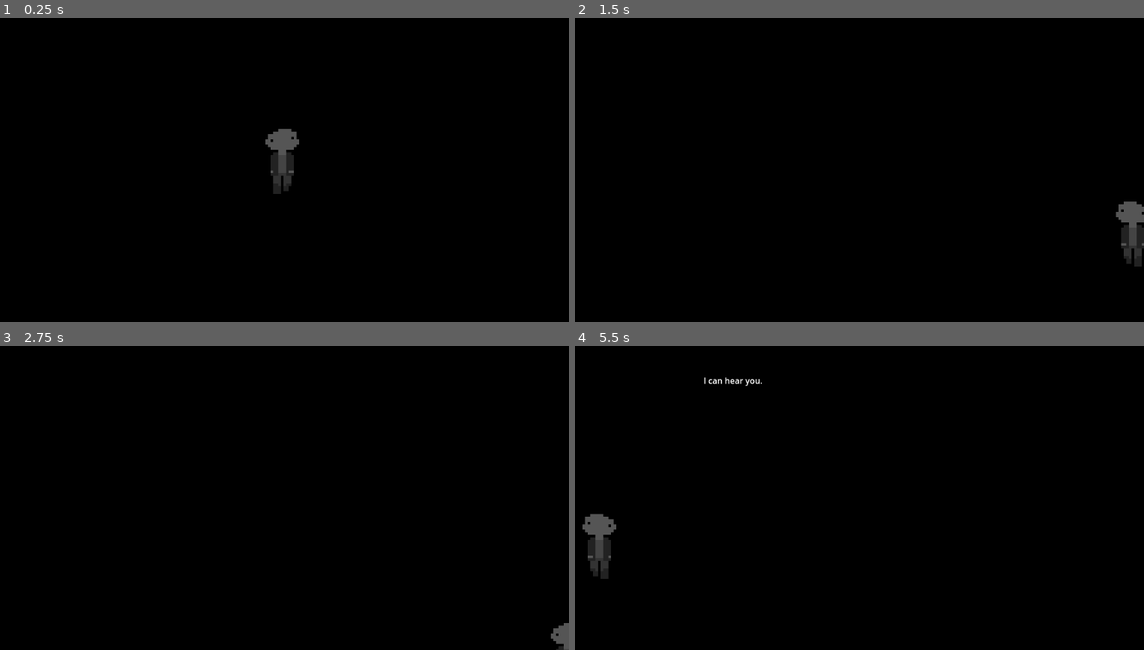
Above: before the commit, frames 1-4 (two rows, left to right).
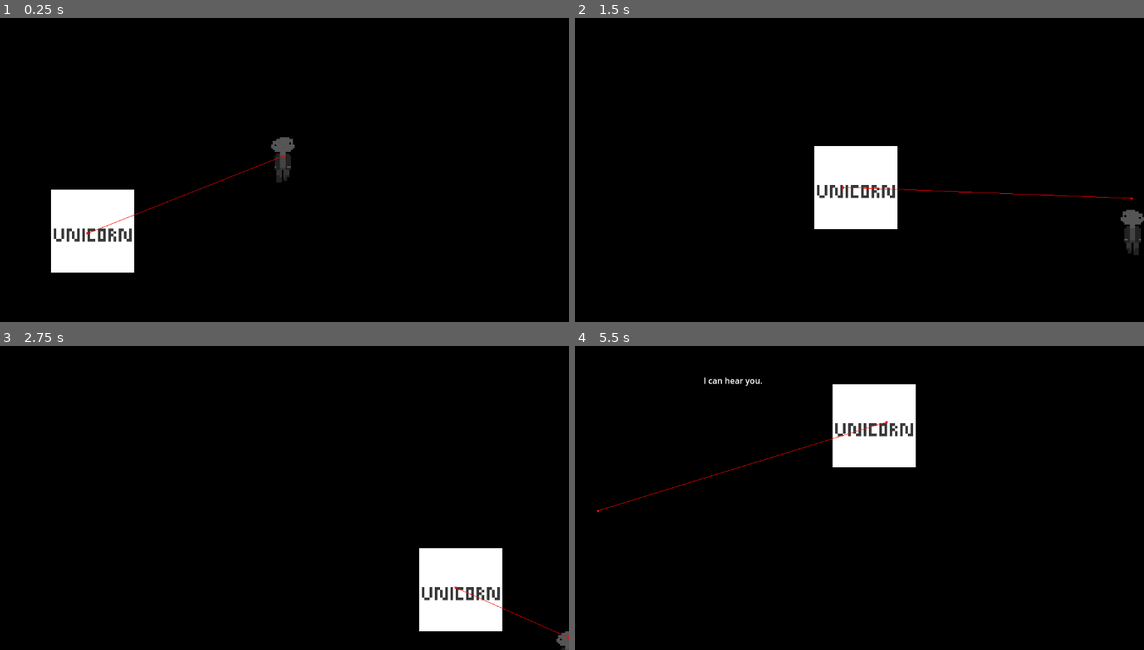
Above: after the commit, the same moments.

Repository: kbg2201/BUD-Team
Game: Godot game, scene res://main.tscn
The game is run twice, just before and just after one commit, with the same random seed, the same clock (stepped at 60 frames per second) and the same inputs.
Inputs:
- Up to frame 1 (0.25 s): no input
- Up to frame 2 (1.5 s): hold D (move_right) 0.53-1.28 s; hold S (move_down) from 1.28 s (still down)
- Up to frame 3 (2.75 s): release S (move_down) at 2.03 s; hold D (move_right) from 2.03 s (still down)
- Up to frame 4 (5.5 s): release D (move_right) at 2.78 s; hold W (move_up) 2.78-3.53 s; hold A (move_left) 3.53-5.03 s; hold S (move_down) from 5.03 s (still down)

The runs differ from the first frame. In frame 1, 4.5% of the frame differs, in the area x 8-53%, y 36-84%; in frame 2, 4.6%; in frame 3, 4.2%; in frame 4, 5.0%, in the area x 1-60%, y 12-77%.

Commit message:
Update Pathfinding
Added pathfinding and a unicorn enemy to be placed in correct locations later

Diff:
--- /dev/null
+++ b/bloody-unicorn/enemy_unicorn.gd
@@ -0,0 +1,23 @@
+extends CharacterBody2D
+
+var speed = 300
+@export var player: Node2D
+@onready var nav_agent := $NavigationAgent2D as NavigationAgent2D
+
+
+
+
+# Called when the node enters the scene tree for the first time.
+func _ready() -> void:
+	nav_agent.target_position = player.global_position
+
+
+# Called every frame. 'delta' is the elapsed time since the previous frame.
+func _process(delta: float) -> void:
+	var next_path_pos := nav_agent.get_next_path_position()
+	var dir := global_position.direction_to(next_path_pos)
+	velocity = dir * speed
+	move_and_slide()
+
+func _on_timer_timeout() -> void:
+	nav_agent.target_position = player.global_position
--- /dev/null
+++ b/bloody-unicorn/enemy_unicorn.tscn
@@ -0,0 +1,37 @@
+[gd_scene load_steps=5 format=3 uid="uid://w8fyrwg2nbuo"]
+
+[ext_resource type="Texture2D" uid="uid://7p4bnv4np0bn" path="res://assets/img/Unicorn.png" id="1_7ybh7"]
+[ext_resource type="Script" path="res://enemy_unicorn.gd" id="1_gdphb"]
+
+[sub_resource type="SpriteFrames" id="SpriteFrames_ea1yc"]
+animations = [{
+"frames": [{
+"duration": 1.0,
+"texture": ExtResource("1_7ybh7")
+}],
+"loop": true,
+"name": &"default",
+"speed": 5.0
+}]
+
+[sub_resource type="RectangleShape2D" id="RectangleShape2D_rxj32"]
+size = Vector2(160, 160)
+
+[node name="EnemyUnicorn" type="CharacterBody2D"]
+script = ExtResource("1_gdphb")
+
+[node name="AnimatedSprite2D" type="AnimatedSprite2D" parent="."]
+scale = Vector2(5, 5)
+sprite_frames = SubResource("SpriteFrames_ea1yc")
+
+[node name="CollisionShape2D" type="CollisionShape2D" parent="."]
+shape = SubResource("RectangleShape2D_rxj32")
+
+[node name="Timer" type="Timer" parent="."]
+wait_time = 0.1
+autostart = true
+
+[node name="NavigationAgent2D" type="NavigationAgent2D" parent="."]
+debug_enabled = true
+
+[connection signal="timeout" from="Timer" to="." method="_on_timer_timeout"]
--- a/bloody-unicorn/main.tscn
+++ b/bloody-unicorn/main.tscn
@@ -1,14 +1,21 @@
-[gd_scene load_steps=5 format=3 uid="uid://due2ymlrp6sru"]
+[gd_scene load_steps=7 format=3 uid="uid://due2ymlrp6sru"]
 
 [ext_resource type="Script" path="res://main.gd" id="1_jqwt7"]
 [ext_resource type="PackedScene" uid="uid://boorxy8t6uaci" path="res://player.tscn" id="2_31q2a"]
 [ext_resource type="PackedScene" uid="uid://dlpavsu6heed3" path="res://lucyvoice.tscn" id="3_rwd7k"]
 [ext_resource type="Texture2D" uid="uid://dr00rxwtmay7l" path="res://assets/img/bgblack.jpg" id="4_edq15"]
+[ext_resource type="PackedScene" uid="uid://w8fyrwg2nbuo" path="res://enemy_unicorn.tscn" id="5_ufu58"]
+
+[sub_resource type="NavigationPolygon" id="NavigationPolygon_o3qb5"]
+vertices = PackedVector2Array(1150.85, 624.148, 28.0938, 641.828, 33.8984, 37.8906, 1142.14, 26.1016)
+polygons = Array[PackedInt32Array]([PackedInt32Array(0, 1, 2, 3)])
+outlines = Array[PackedVector2Array]([PackedVector2Array(1152, 16, 1161, 634, 18, 652, 24, 28)])
 
 [node name="Main" type="Node"]
 script = ExtResource("1_jqwt7")
 
 [node name="Player" parent="." instance=ExtResource("2_31q2a")]
+scale = Vector2(0.7, 0.7)
 
 [node name="LucyVoice" parent="." instance=ExtResource("3_rwd7k")]
 
@@ -19,3 +26,10 @@
 texture = ExtResource("4_edq15")
 expand_mode = 2
 stretch_mode = 6
+
+[node name="EnemyUnicorn" parent="." node_paths=PackedStringArray("player") instance=ExtResource("5_ufu58")]
+position = Vector2(166, 501)
+player = NodePath("../Player")
+
+[node name="NavigationRegion2D" type="NavigationRegion2D" parent="."]
+navigation_polygon = SubResource("NavigationPolygon_o3qb5")
Binary file added: bloody-unicorn/assets/img/Unicorn.png
Not shown, added: bloody-unicorn/assets/img/Unicorn.png.import
